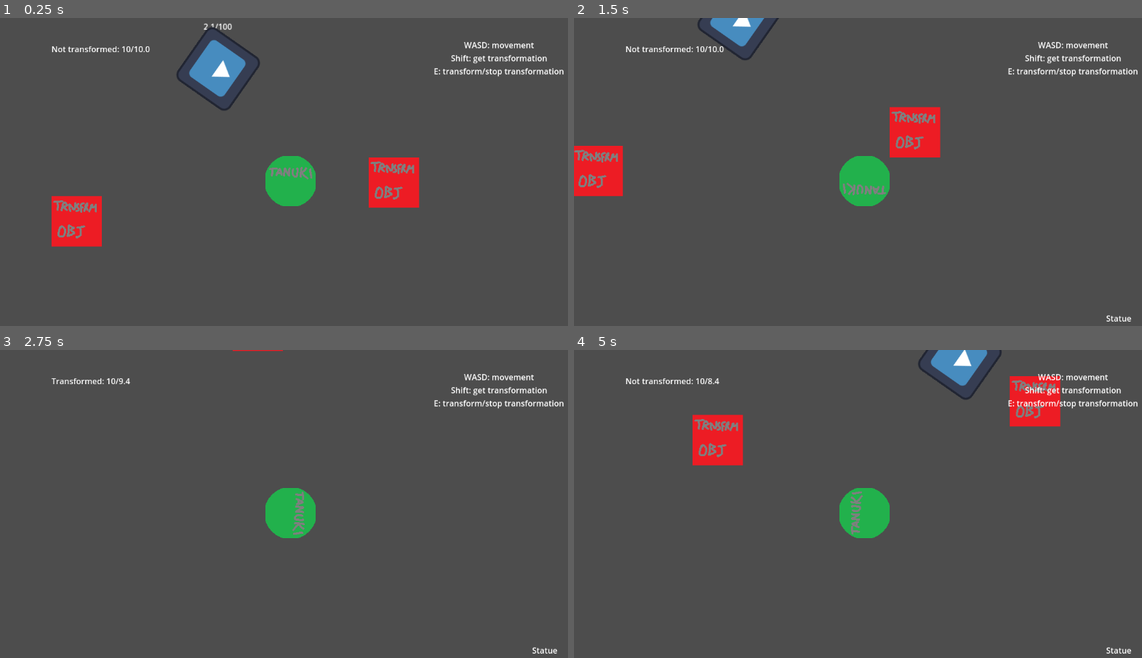
Above: before the commit, frames 1-4 (two rows, left to right).
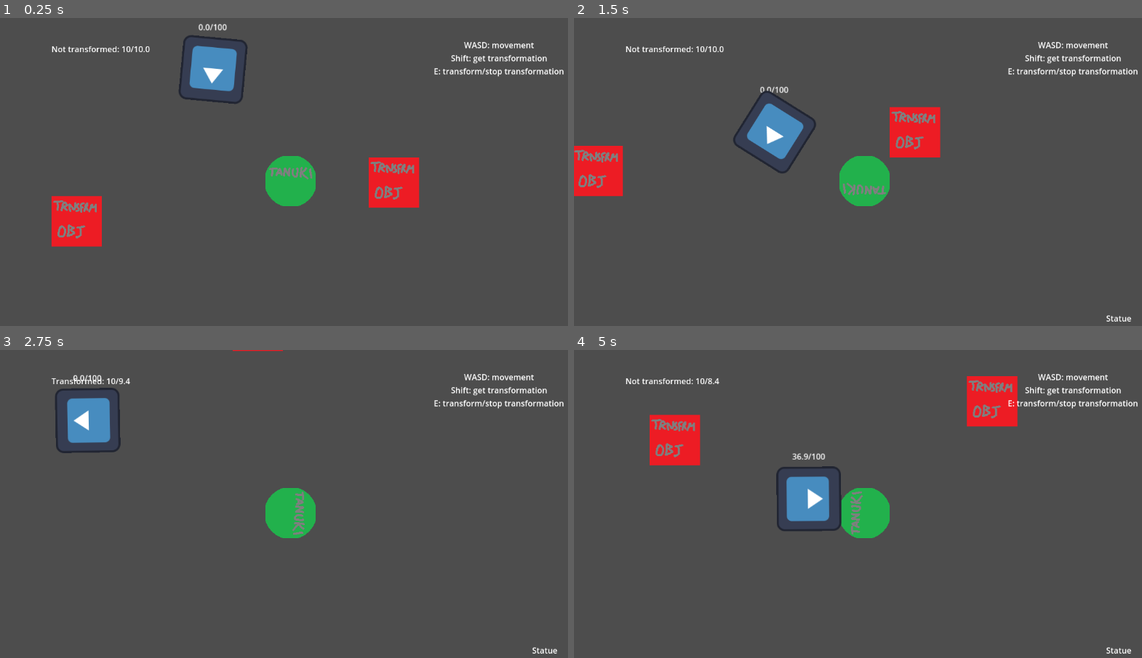
Above: after the commit, the same moments.

Repository: FinalExa/Tanuki
Game: Godot game, scene res://_Scenes/player_transform_test.tscn
Same seed, same stepped clock (60 frames per second), same inputs: the game is played once before the commit and once after it. The engine's default icon, where the game draws it, is replaced by a stand-in: a white triangle on a blue panel in a dark square.
Inputs (mouse positions are in pixels of both pictures, inside the frame that each line leads up to):
- Up to frame 1 (0.25 s): no input
- Up to frame 2 (1.5 s): move the mouse to (994, 165) at 0.52 s; hold D (right) 0.53-1.28 s; click (994, 165) at 0.6 s; move the mouse to (750, 196) at 1.27 s; hold S (down) from 1.28 s (still down); tap Shift (interact) at 1.35 s
- Up to frame 3 (2.75 s): move the mouse to (346, 442) at 2.02 s; release S (down) at 2.03 s; hold D (right) from 2.03 s (still down); tap E (transformation) at 2.1 s
- Up to frame 4 (5 s): move the mouse to (835, 577) at 2.77 s; release D (right) at 2.78 s; hold W (up) 2.78-3.53 s; click (835, 577) at 2.85 s; move the mouse to (1039, 562) at 3.52 s; hold A (left) from 3.53 s (still down); tap Shift (interact) at 3.6 s; move the mouse to (687, 463) at 4.27 s; tap E (transformation) at 4.35 s

The runs differ from the first frame. In frame 1, 1.1% of the frame differs, in the area x 31-46%, y 1-30%; in frame 2, 2.2%; in frame 3, 1.5%; in frame 4, 7.4%, in the area x 13-86%, y 0-59%.

Commit message:
More fixes

Diff:
--- a/Enemies/Scripts/GuardMovement.gd
+++ b/Enemies/Scripts/GuardMovement.gd
@@ -33,14 +33,13 @@
 	var navigation_poly = NavigationMesh.new()
 	navigation_poly = navReg.navigation_polygon
 	NavigationServer2D.region_set_navigation_polygon(region, navigation_poly)
-	guardPatrol.set_current_patrol_routine()
+	guardPatrol.initialize_startup()
 	set_process(true)
 
 func _update_navigation_path(start_position, end_position):
 	if(lastPosition == null || lastPosition != end_position):
 		path = NavigationServer2D.map_get_path(map, start_position, end_position, true)
-		if(path.size() > 0):
-			path.remove_at(0)
+		path.remove_at(0)
 		lastPosition = end_position
 
 func _process(delta):
@@ -79,12 +78,12 @@
 
 func navigation():
 	if(target != null):
-		_update_navigation_path(bodyRef.position, target.position)
+		_update_navigation_path(bodyRef.global_position, target.global_position)
 	else:
 		if (locationTargetEnabled == true):
-			_update_navigation_path(bodyRef.position, locationTarget)
+			_update_navigation_path(bodyRef.global_position, locationTarget)
 		else:
-			_update_navigation_path(bodyRef.position, bodyRef.position)
+			_update_navigation_path(bodyRef.global_position, bodyRef.global_position)
 
 func set_movement_speed(newMovementSpeed: float):
 	current_movement_speed = newMovementSpeed
--- a/Enemies/Scripts/GuardPatrol.gd
+++ b/Enemies/Scripts/GuardPatrol.gd
@@ -5,7 +5,9 @@
 @export var guardMovement: GuardMovement
 @export var guardRotator: GuardRotator
 @export var guardStunned: GuardStunned
-
+@export var startupDuration: float
+var startupTimer: float
+var startupActive: bool
 
 var isWaiting: bool
 var hasRotated: bool
@@ -19,6 +21,7 @@
 var patrolLookAroundIndex = 0
 
 func _process(delta):
+	startup(delta)
 	wait_active(delta)
 
 func set_current_patrol_routine():
@@ -64,8 +67,11 @@
 
 func set_new_index(index, size):
 	index += 1
-	if(index>=size):
+	if(index >= size):
 		index = 0
+	else:
+		if (index < 0):
+			index = size
 	return index
 
 func reset_patrol():
@@ -90,6 +96,7 @@
 	set_current_patrol_routine()
 
 func resume_patrol():
+	set_new_index(-1, guardController.patrolActions.size())
 	guardController.isInPatrol = true
 	patrolStopped = false
 	guardMovement.reset_movement_speed()
@@ -98,3 +105,15 @@
 	if (guardController.isInPatrol == true):
 		stop_patrol()
 		guardStunned.start_stun()
+
+func initialize_startup():
+	startupTimer = startupDuration
+	startupActive = true
+
+func startup(delta):
+	if (startupActive == true):
+		if (startupTimer>0):
+			startupTimer-=delta
+		else:
+			set_current_patrol_routine()
+			startupActive = false
--- a/Enemies/guard.tscn
+++ b/Enemies/guard.tscn
@@ -49,6 +49,7 @@
 guardMovement = NodePath("../GuardMovement")
 guardRotator = NodePath("../Rotator")
 guardStunned = NodePath("../GuardStunned")
+startupDuration = 0.1
 
 [node name="GuardResearch" type="Node" parent="." node_paths=PackedStringArray("guardController", "guardAlertValue", "guardAlert", "guardPatrol", "guardMovement", "guardRotator", "guardCheck", "guardStunned")]
 script = ExtResource("4_j1yk0")
--- a/_Scenes/TestLevel.tscn
+++ b/_Scenes/TestLevel.tscn
@@ -6,8 +6,8 @@
 [ext_resource type="PackedScene" uid="uid://b5orbkqm40yjl" path="res://Level/Detection/local_allowed_items.tscn" id="4_xdw7q"]
 
 [sub_resource type="NavigationPolygon" id="NavigationPolygon_8ts56"]
-vertices = PackedVector2Array(-272, -848, -272.454, -464, -4 …(349 unchanged characters)… , 432, 176, 48, 816, 368.557, 816, 944, -1232, 944, -1232, 368, 816, 112, 1072, 112, 1072, 368, 816, -464, -1488, 368, -1488, 112, -1232, 112, -1232, -464, -592, 48, -592, 432)
-polygons = Array[PackedInt32Array]([PackedInt32Array(0, 1, 2 …(382 unchanged characters)… ay(32, 33, 34, 35, 4), PackedInt32Array(16, 36, 37), PackedInt32Array(38, 39, 40, 34), PackedInt32Array(41, 38, 34, 33, 23), PackedInt32Array(37, 42, 43, 44), PackedInt32Array(16, 44, 45, 20, 46, 47), PackedInt32Array(24, 23, 33, 46, 28), PackedInt32Array(47, 32, 4, 7, 30), PackedInt32Array(10, 13, 17, 16, 47), PackedInt32Array(20, 21, 2, 1, 46), PackedInt32Array(16, 37, 44), PackedInt32Array(28, 29, 24), Pac …(85 unchanged characters)…
+vertices = PackedVector2Array(-272, -848, -272.454, -464, -4 …(349 unchanged characters)… , 432, 176, 48, 816, 368.557, 816, 944, 816, 112, 1072, 112, 1072, 368, 816, -464, -1232, 944, -1232, 368, -1488, 368, -1488, 112, -1232, 112, -1232, -464, -592, 48, -592, 432)
+polygons = Array[PackedInt32Array]([PackedInt32Array(0, 1, 2 …(382 unchanged characters)… ay(32, 33, 34, 35, 4), PackedInt32Array(36, 37, 38, 34), PackedInt32Array(36, 34, 33), PackedInt32Array(39, 36, 33, 23), PackedInt32Array(16, 40, 41), PackedInt32Array(41, 42, 43, 44), PackedInt32Array(16, 44, 45, 20, 46, 47), PackedInt32Array(24, 23, 33, 46, 28), PackedInt32Array(47, 32, 4, 7, 30), PackedInt32Array(10, 13, 17, 16, 47), PackedInt32Array(20, 21, 2, 1, 46), PackedInt32Array(16, 41, 44), PackedInt32Array(28, 29, 24), Pac …(85 unchanged characters)…
 outlines = Array[PackedVector2Array]([PackedVector2Array(816, -464, 368, -464, 368, -848, -16, -848, -16, -464, -272.45 …(595 unchanged characters)…
 
 [node name="TestLevel" type="Node2D"]
